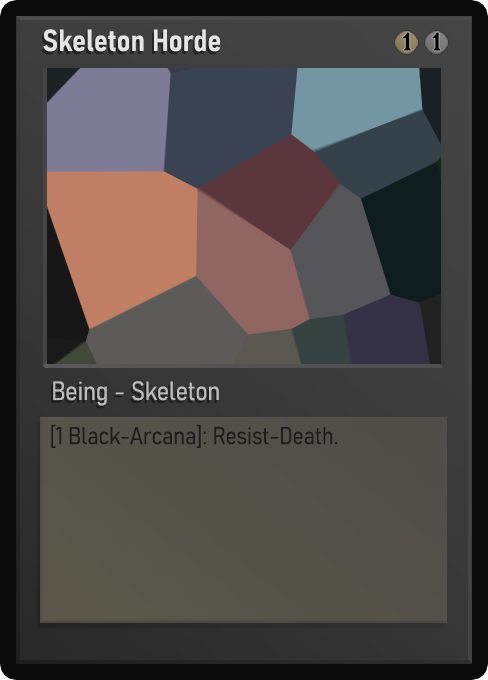
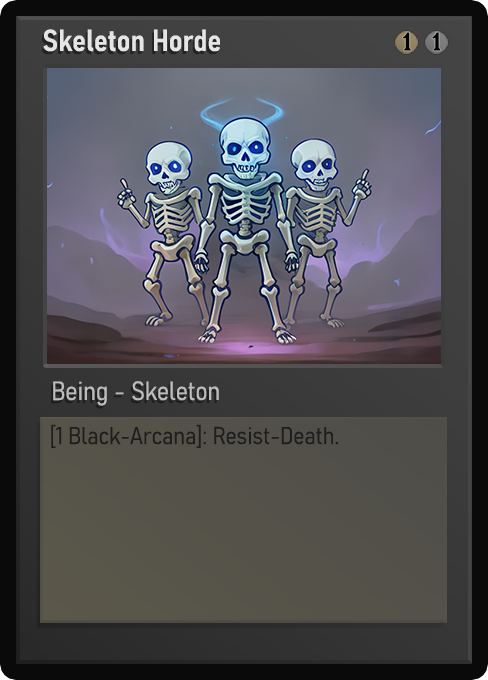
Before/after of a 488×680 layered artwork. What changed in the layer stack:
painted on "Name" over [44, 29, 220, 52]
painted on "Class" over [53, 381, 207, 405]
painted on "Desc_norm" over [76, 427, 338, 445]
painted on "Artwork" over [47, 68, 441, 364]
